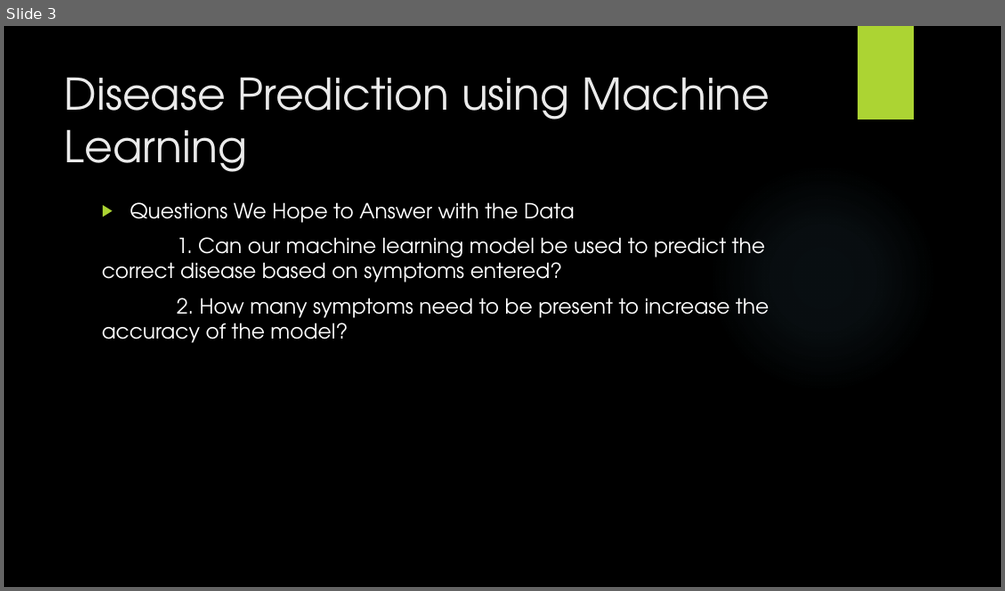
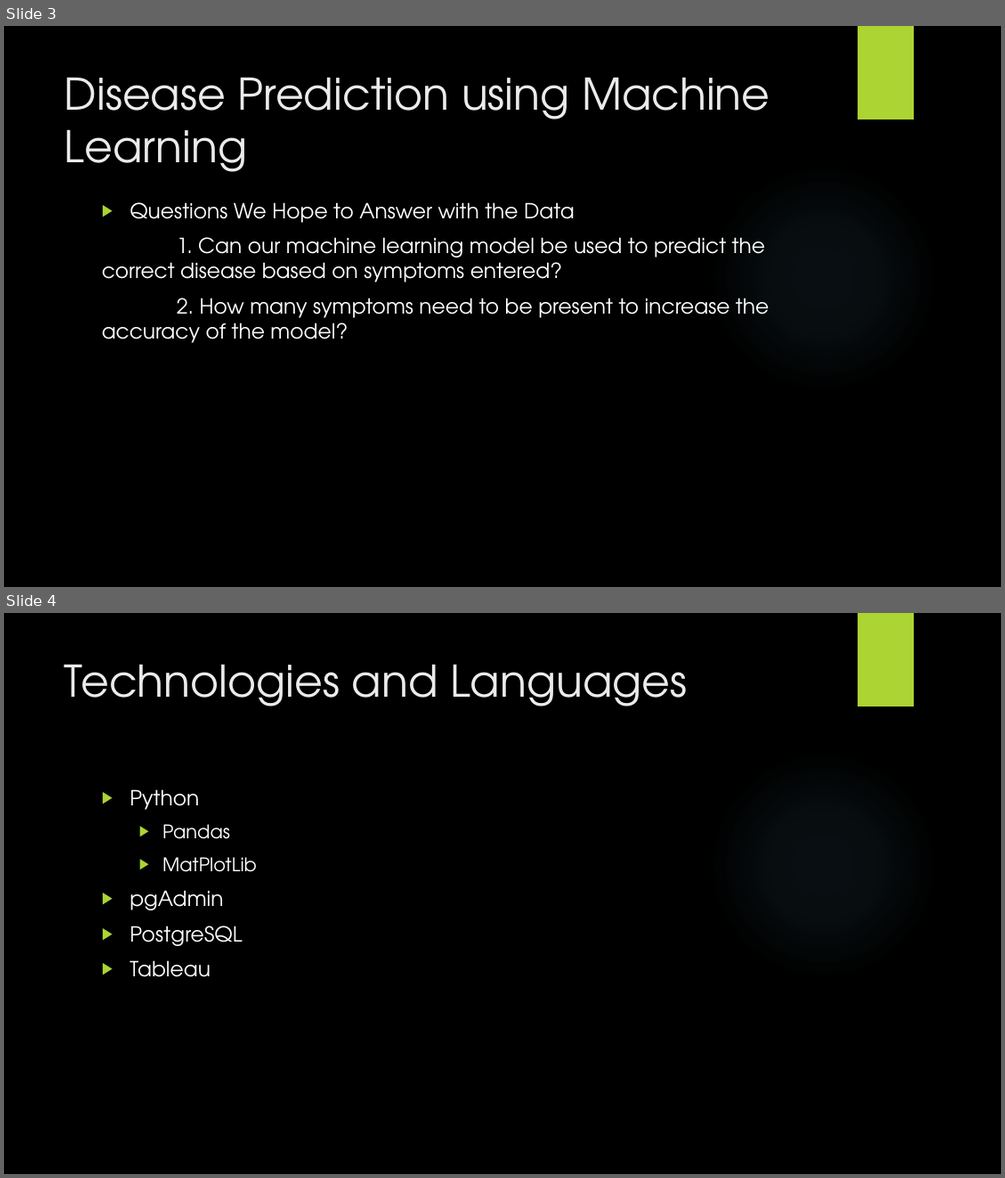
Before and after one commit to johnsetzer3/Disease_Prediction, a slide deck: Team_Code Blue Final Project.pptx. Shown one above the other, each under a label of ours: slide 3 before the commit, slides 3 and 4 after it. The pictures are 1005x591 and 1005x1178 pixels, drawn with LibreOffice and Linux fonts; fonts in the diff are those of the drawing; background and template pictures are left out. Boxes give left, top, right and bottom in pixels: in the first picture for what was removed or moved away, otherwise in the second. Text is boxed around its words. In the diff, an @@ line names an element or a change of style, - is before the commit and + after.

```diff
--- a/Team_Code Blue Final Project.pptx
+++ b/Team_Code Blue Final Project.pptx
@@ slide 4 added at [4, 613, 1001, 1174], background picture (left out); not listed: 2 template elements that a slide beside it also shows @@
@@ title added at [65, 664, 687, 706], 42 pt, text #EBEBEB @@
+Technologies and Languages
@@ text added at [129, 789, 257, 977], 20 pt, text #FFFFFF @@
+▶ Python
+  ▶ Pandas
+  ▶ MatPlotLib
+▶ pgAdmin
+▶ PostgreSQL
+▶ Tableau
```
Also in this commit, not shown: 3 slides changed, 8 other slides added, 1 other file.
